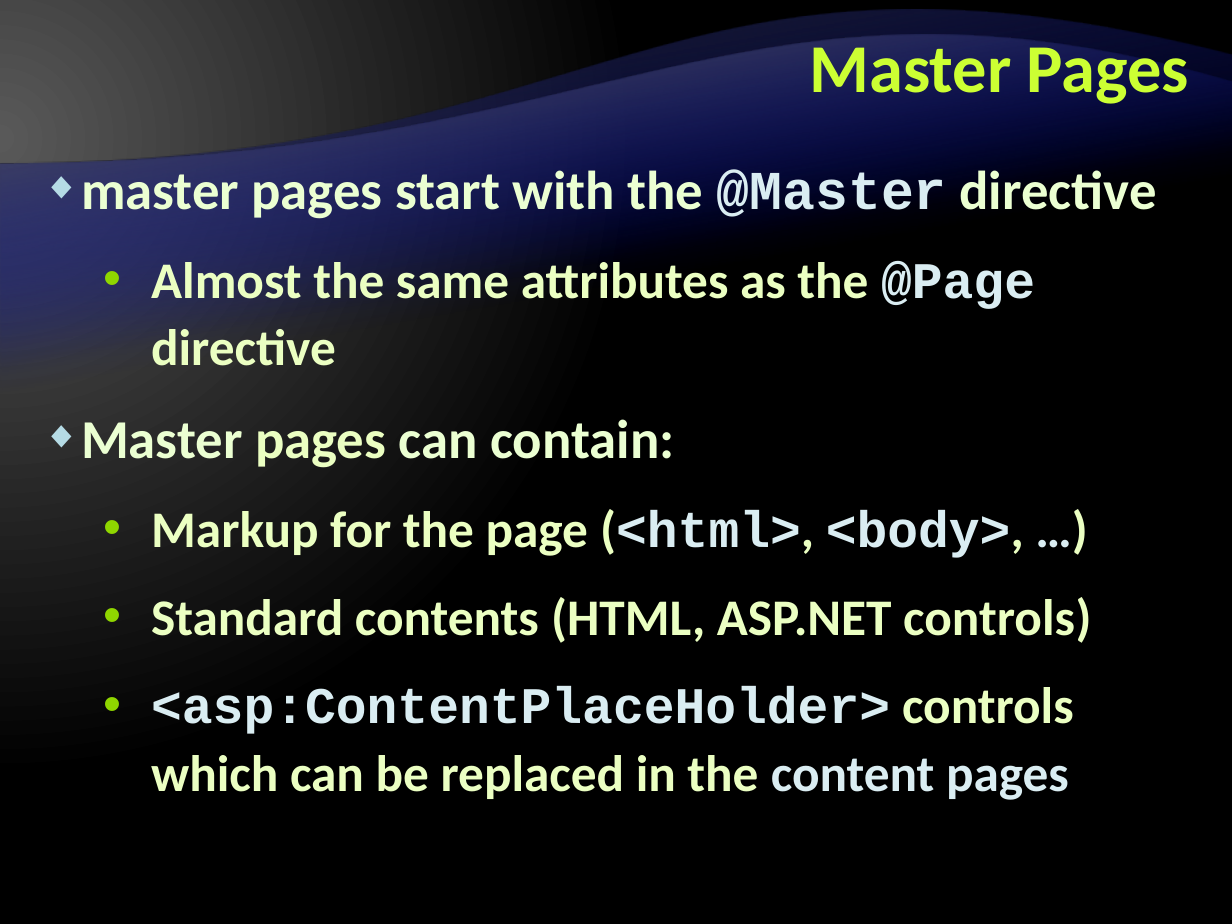
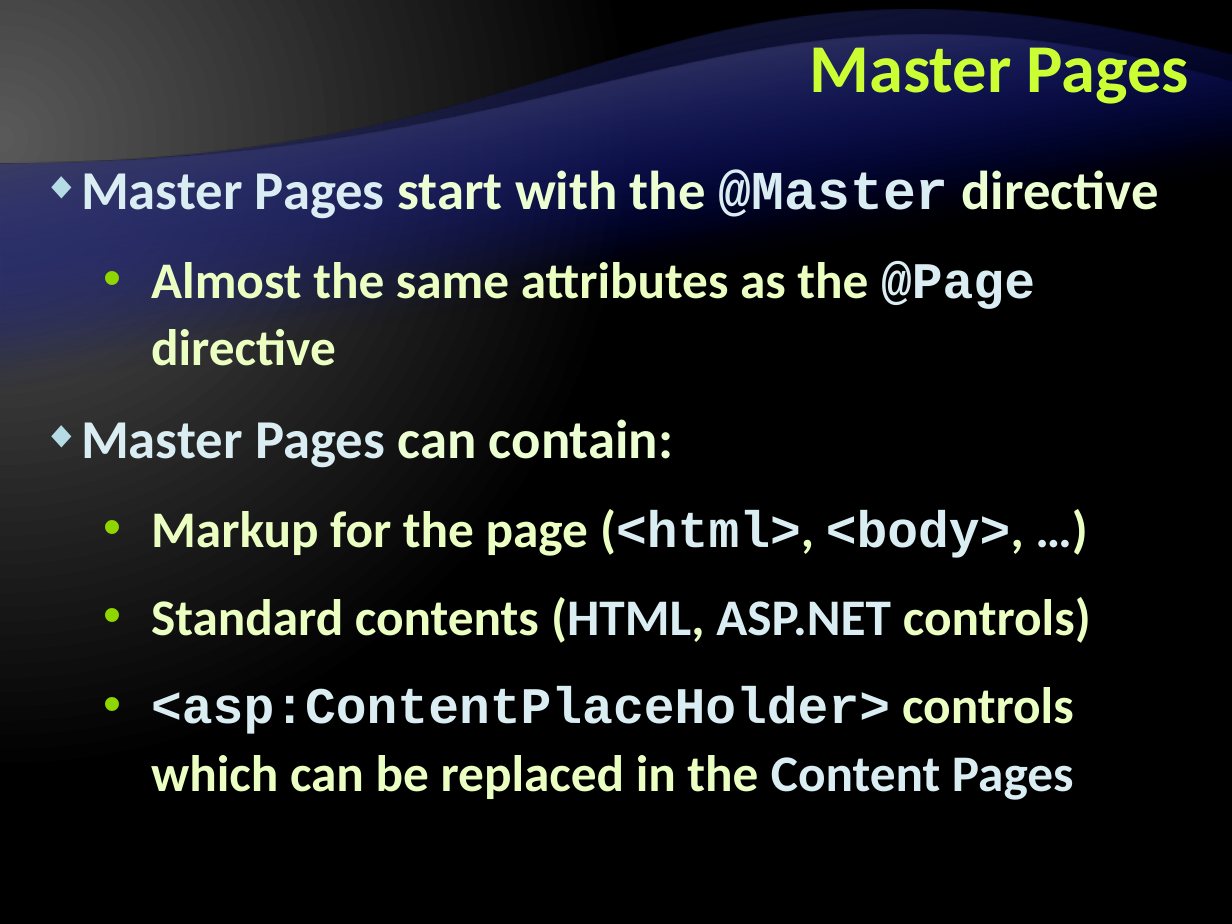
Before and after one commit to Graveheart/aspnetcourse, a slide deck: slide 7 of 2010/lectures/11. User-Controls-and-Master-Pages.pptx. Drawn at 1232x924 pixels with LibreOffice and Linux fonts; fonts in the diff are those of the drawing; background and template pictures are left out. Boxes give left, top, right and bottom in pixels: in the first picture for what was removed or moved away, otherwise in the second. Text is boxed around its words. In the diff, an @@ line names an element or a change of style, - is before the commit and + after.

```diff
--- a/2010/lectures/11. User-Controls-and-Master-Pages.pptx
+++ b/2010/lectures/11. User-Controls-and-Master-Pages.pptx
@@ text at (81, 170, 1158, 219): text changed @@
-◆ master pages start with the @Master directive
+◆ Master Pages start with the @Master directive
@@ text at (81, 419, 674, 468): text changed; text colour #EBFFD2 to #DAEDF2 @@
-◆ Master pages can contain:
+◆ Master Pages can contain:
@@ text at (151, 597, 1091, 643): text colour #EBFFC2 to #DAEDF2 in "(HTML, ASP.NET" @@
@@ text at (151, 686, 1074, 800): text changed @@
-  • <asp:ContentPlaceHolder> controls which can be replaced in the content pages
+  • <asp:ContentPlaceHolder> controls which can be replaced in the Content Pages
```
Also in this commit, not shown: 7 other slides changed, 1 other file.
